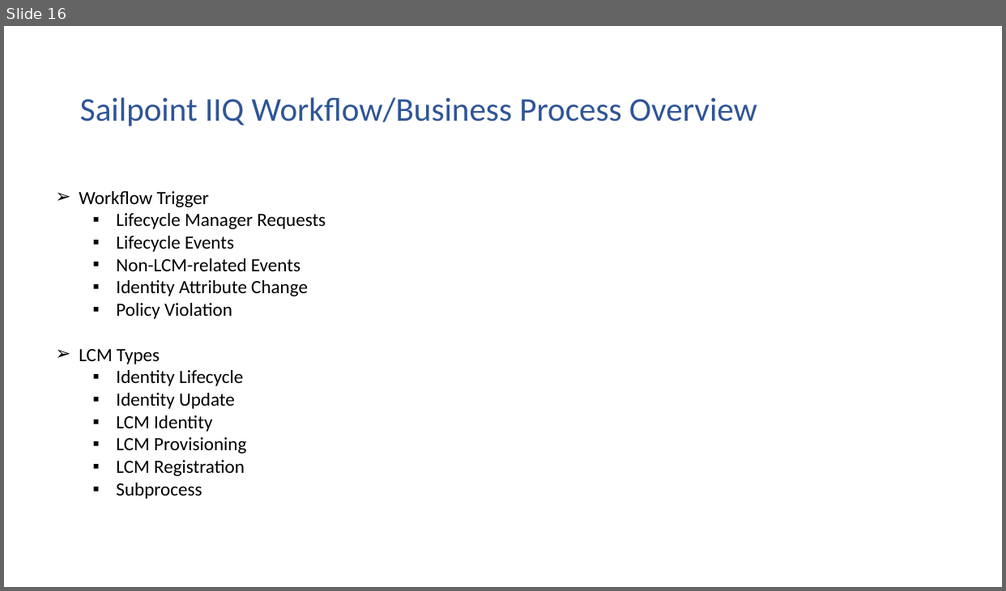
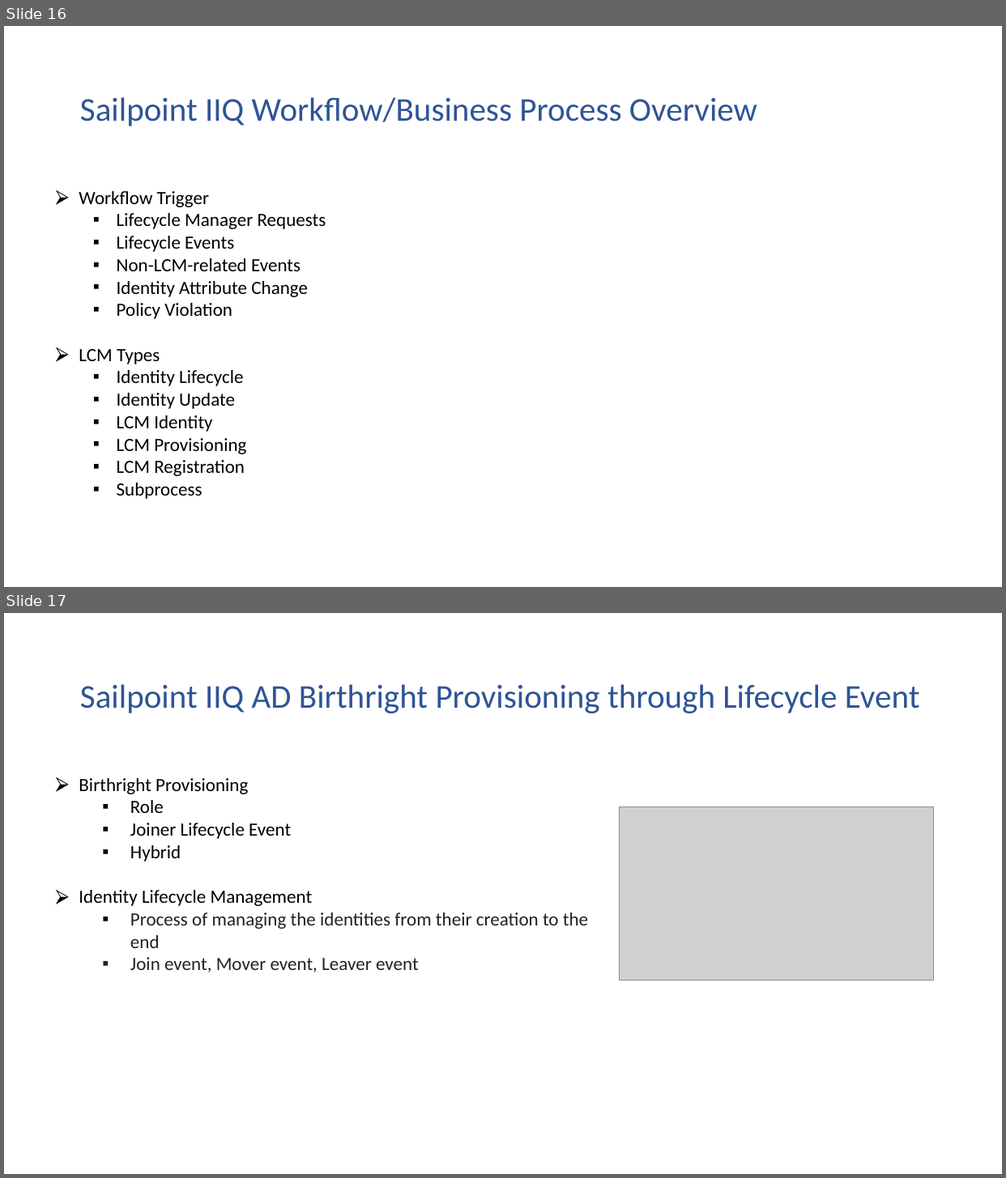
Before and after one commit to ujjwalvats16/source, a slide deck: Sailpoint Tutorial PPT/Identity Management.pptx. Shown one above the other, each under a label of ours: slide 16 before the commit, slides 16 and 17 after it. The pictures are 1006x591 and 1006x1178 pixels, drawn with LibreOffice and Linux fonts; fonts in the diff are those of the drawing; grey boxes stand for pictures. Boxes give left, top, right and bottom in pixels: in the first picture for what was removed or moved away, otherwise in the second. Text is boxed around its words. In the diff, an @@ line names an element or a change of style, - is before the commit and + after.

```diff
--- a/Sailpoint Tutorial PPT/Identity Management.pptx
+++ b/Sailpoint Tutorial PPT/Identity Management.pptx
@@ slide 17 added at box(4, 613, 1002, 1174), background #FFFFFF @@
@@ title added at box(80, 684, 920, 713), 32 pt, text #2F5496 @@
+Sailpoint IIQ AD Birthright Provisioning through Lifecycle Event
@@ text added at box(79, 778, 588, 973), 18 pt, text #222222 @@
+⮚ Birthright Provisioning
+  ▪ Role
+  ▪ Joiner Lifecycle Event
+  ▪ Hybrid
+⮚ Identity Lifecycle Management
+  ▪ Process of managing the identities from their creation to the
+end
+  ▪ Join event, Mover event, Leaver event
@@ picture added at box(620, 807, 934, 981) @@
@@ slide 16 changed as well @@
@@ text "Workflow Trigger" at box(79, 191, 326, 499): bullet ➢ to ⮚ @@
```
Also in this commit, not shown: 15 other slides changed.
